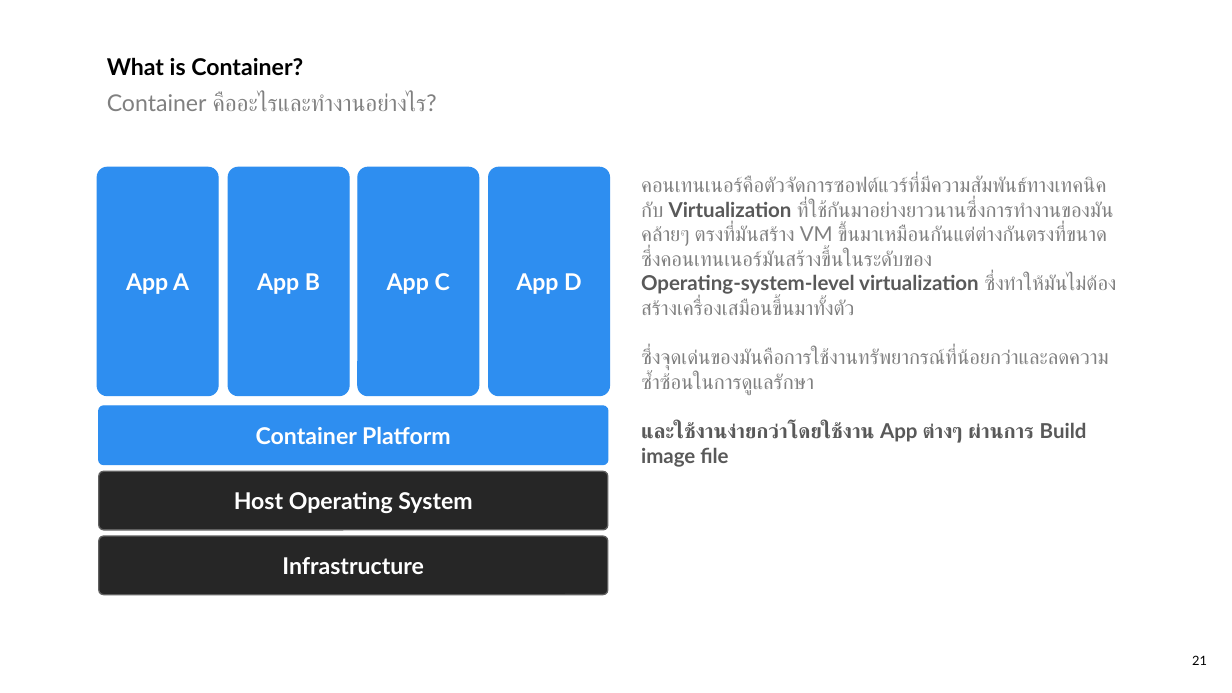
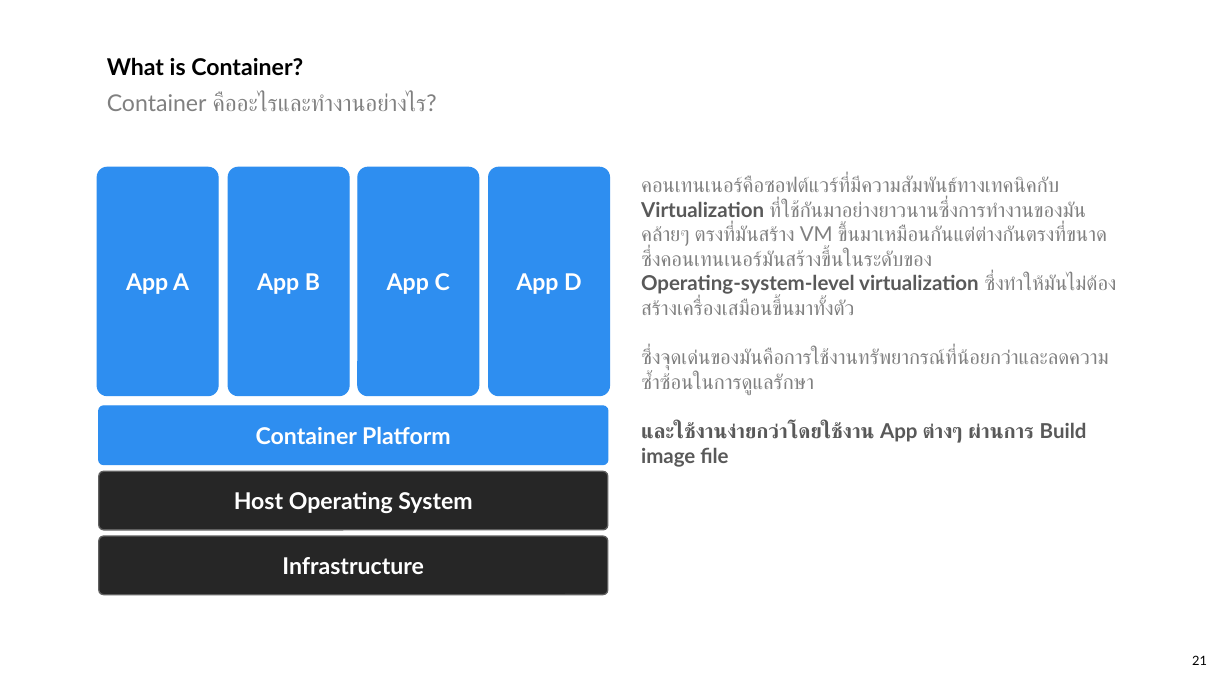
Before and after one commit to yothgewalt/the-modern-data-management-with-kafka, a slide deck: slide 21 of the_modern_data_management_platform.pptx. Drawn at 1232x693 pixels with LibreOffice and Linux fonts; fonts in the diff are those of the drawing. Boxes give left, top, right and bottom in pixels: in the first picture for what was removed or moved away, otherwise in the second. Text is boxed around its words. In the diff, an @@ line names an element or a change of style, - is before the commit and + after.

```diff
--- a/the_modern_data_management_platform.pptx
+++ b/the_modern_data_management_platform.pptx
@@ text at (x1=641, y1=176, x2=1116, y2=395): text changed @@
-คอนเทนเนอร์คือตัวจัดการซอฟต์แวร์ที่มีความสัมพันธ์ทางเทคนิคกับ Virtualization ที่ใช้กันมาอย่างยาวนานซึ่งการทำงานของมันคล้ายๆ ตรงที่มันสร้าง VM ขึ้นมาเหมือนกันแต่ต่างกันตรงที่ขนาดซึ่งคอนเทนเนอร์มันสร้างขึ้นในระดับของ
-Operating-system-level virtualization ซึ่งทำให้มันไม่ต้องสร้างเครื่องเสมือนขึ้นมาทั้งตัว
-ซึ่งจุดเด่นของมันคือการใช้งานทรัพยากรณ์ที่น้อยกว่าและลดความซ้ำซ้อนในการดูแลรักษา
+คอนเทนเนอร์คือซอฟต์แวร์ที่มีความสัมพันธ์ทางเทคนิคกับ Virtualization ที่ใช้กันมาอย่างยาวนานซึ่งการทำงานของมันคล้ายๆ ตรงที่มันสร้าง VM ขึ้นมาเหมือนกันแต่ต่างกันตรงที่ขนาดซึ่งคอนเทนเนอร์มันสร้างขึ้นในระดับของ
+Operating-system-level virtualization ซึ่งทำให้มันไม่ต้องสร้างเครื่องเสมือนขึ้นมาทั้งตัว
+ซึ่งจุดเด่นของมันคือการใช้งานทรัพยากรณ์ที่น้อยกว่าและลดความซ้ำซ้อนในการดูแลรักษา
```
Also in this commit, not shown: 3 other slides changed.
